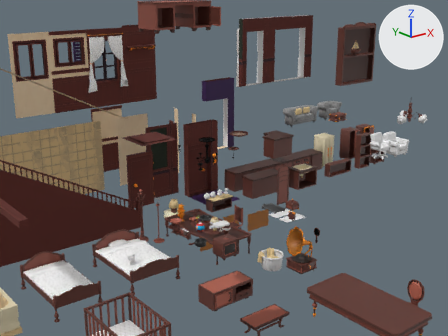
Two versions of the FBX model Assets/Models/Builds_Models/Build01.fbx, one commit apart.
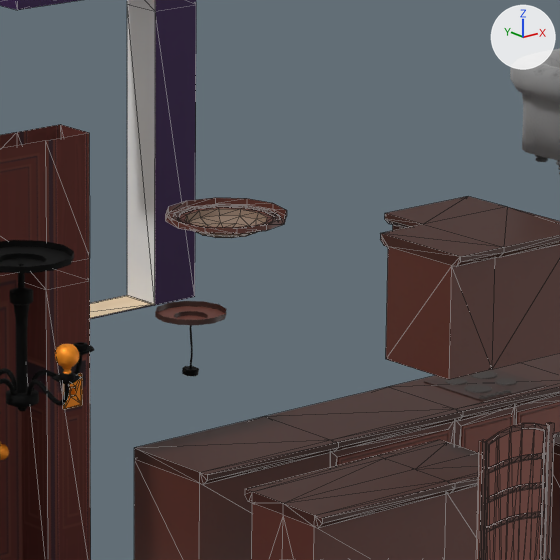
The first picture shows the older version from a 50 mm lens placed at (-17.52, -23.21, 11.68), pointed at (3.56, 3.13, 1.14). The close-ups show the older and then the newer version on the part from 45% to 65% of the width and 30% to 56% of the height of that picture. Only the edits that show in the close-ups are written down. The lights are fixed; the arrows at upper right show +X, +Y and +Z. The close-ups show mesh edges as thin lines. Where no turn or scale is listed for an object, it has been applied to the vertices.

The first close-up shows 'Chandeliers', 'Door0', 'DoorFrame03', 'DoorFrame03_MultiTextures', 'Kitchen_Furtniture_Base', 'Kitchen_Furtniture_Center', 'Kitchen_Furtniture_Center_Short', 'Kitchen_Furtniture_Center_angle', 'Kitchen_Furtniture_Closets', 'Kitchen_Furtniture_Drawers', 'Sofa', 'WoodScreen' and 12 more.
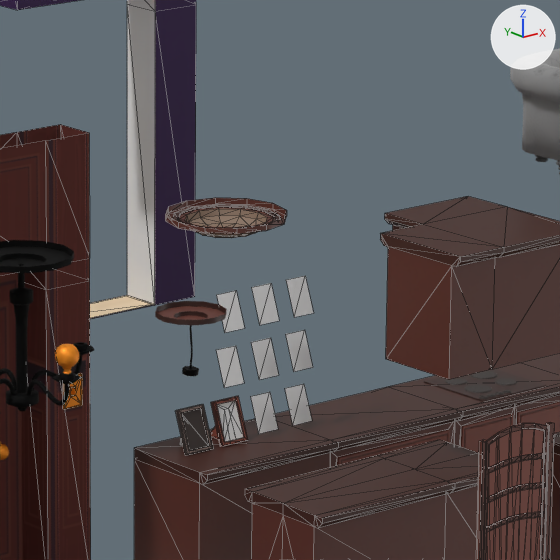
Where the newer file only moved an object's origin or applied its transform, the numbers keep the older frame.

Patch to the scene script:
```diff
--- a/Assets/Models/Builds_Models/Build01.fbx.py
+++ b/Assets/Models/Builds_Models/Build01.fbx.py
@@ me_cube_186 @@
+me_cube_186.from_pydata([(-0.113, -0.014, 0.037), (-0.113, 0.102, 0.356), (0.113, 0.102, 0.356), (0.113, -0.014, 0.037)], [], [(2, 0, 3), (2, 1, 0)])
+me_cube_186.materials.append(mat_photo)  # its picture is missing
@@ me_cube_179 @@
+me_cube_179.from_pydata([(-0.113, -0.014, 0.037), (-0.113, 0.102, 0.356), (0.113, 0.102, 0.356), (0.113, -0.014, 0.037)], [], [(2, 0, 3), (2, 1, 0)])
+me_cube_179.materials.append(mat_photo)  # its picture is missing
@@ me_cube_187 @@
+me_cube_187.from_pydata([(-0.113, -0.014, 0.037), (-0.113, 0.102, 0.356), (0.113, 0.102, 0.356), (0.113, -0.014, 0.037)], [], [(2, 0, 3), (2, 1, 0)])
+me_cube_187.materials.append(mat_photo)  # its picture is missing
@@ me_cube_184 @@
+me_cube_184.from_pydata([(-0.113, -0.014, 0.037), (-0.113, 0.102, 0.356), (0.113, 0.102, 0.356), (0.113, -0.014, 0.037)], [], [(2, 0, 3), (2, 1, 0)])
+me_cube_184.materials.append(mat_photo)  # its picture is missing
@@ me_cube_185 @@
+me_cube_185.from_pydata([(-0.113, -0.014, 0.037), (-0.113, 0.102, 0.356), (0.113, 0.102, 0.356), (0.113, -0.014, 0.037)], [], [(2, 0, 3), (2, 1, 0)])
+me_cube_185.materials.append(mat_photo)  # its picture is missing
@@ me_cube_180 @@
+me_cube_180.from_pydata([(-0.113, -0.014, 0.037), (-0.113, 0.102, 0.356), (0.113, 0.102, 0.356), (0.113, -0.014, 0.037)], [], [(2, 0, 3), (2, 1, 0)])
+me_cube_180.materials.append(mat_photo)  # its picture is missing
@@ me_cube_181 @@
+me_cube_181.from_pydata([(-0.113, -0.014, 0.037), (-0.113, 0.102, 0.356), (0.113, 0.102, 0.356), (0.113, -0.014, 0.037)], [], [(2, 0, 3), (2, 1, 0)])
+me_cube_181.materials.append(mat_photo)  # its picture is missing
@@ me_cube_182 @@
+me_cube_182.from_pydata([(-0.113, -0.014, 0.037), (-0.113, 0.102, 0.356), (0.113, 0.102, 0.356), (0.113, -0.014, 0.037)], [], [(2, 0, 3), (2, 1, 0)])
+me_cube_182.materials.append(mat_photo)  # its picture is missing
@@ me_cube_183 @@
+me_cube_183.from_pydata([(-0.113, -0.014, 0.037), (-0.113, 0.102, 0.356), (0.113, 0.102, 0.356), (0.113, -0.014, 0.037)], [], [(2, 0, 3), (2, 1, 0)])
+me_cube_183.materials.append(mat_photo)  # its picture is missing
@@ ob_photo08 @@
+ob_photo08 = bpy.data.objects.new('photo08', me_cube_186)
+ob_photo08.location = (4.643, 2.551, 2.1)
@@ ob_photo01 @@
+ob_photo01 = bpy.data.objects.new('photo01', me_cube_179)
+ob_photo01.location = (4.243, 2.551, 1.1)
@@ ob_photoframe01 @@
+ob_photoframe01 = bpy.data.objects.new('photoFrame01', me_cube_178)  # 48 vertices, 88 faces; spans x -0.143..0.143, y -0.038..0.317, z 0.0..0.39; in mat_props01 (picture img_props01_psd)
+ob_photoframe01.location = (4.243, 2.551, 1.1)
@@ ob_photo09 @@
+ob_photo09 = bpy.data.objects.new('photo09', me_cube_187)
+ob_photo09.location = (5.043, 2.551, 2.1)
@@ ob_photoframe02 @@
+ob_photoframe02 = bpy.data.objects.new('photoFrame02', me_cube_188)  # 52 vertices, 96 faces; spans x -0.143..0.143, y -0.038..0.25, z 0.0..0.39; in mat_props01 (picture img_props01_psd)
+ob_photoframe02.location = (3.843, 2.551, 1.1)
@@ ob_photo06 @@
+ob_photo06 = bpy.data.objects.new('photo06', me_cube_184)
+ob_photo06.location = (5.043, 2.551, 1.6)
@@ ob_photo07 @@
+ob_photo07 = bpy.data.objects.new('photo07', me_cube_185)
+ob_photo07.location = (4.243, 2.551, 2.1)
@@ ob_photo02 @@
+ob_photo02 = bpy.data.objects.new('photo02', me_cube_180)
+ob_photo02.location = (4.643, 2.551, 1.1)
@@ ob_photo03 @@
+ob_photo03 = bpy.data.objects.new('photo03', me_cube_181)
+ob_photo03.location = (5.043, 2.551, 1.1)
@@ ob_photo04 @@
+ob_photo04 = bpy.data.objects.new('photo04', me_cube_182)
+ob_photo04.location = (4.243, 2.551, 1.6)
@@ ob_photo05 @@
+ob_photo05 = bpy.data.objects.new('photo05', me_cube_183)
+ob_photo05.location = (4.643, 2.551, 1.6)
```

Location of each change, [x1, y1, x2, y2] in pixels of the close-ups (560 x 560 px):
'photoFrame02', added: after [176, 404, 213, 455]
'photo04', added: after [216, 346, 244, 388]
'photo08', added: after [252, 283, 279, 325]
'photo05', added: after [251, 338, 279, 380]
'photo02', added: after [251, 392, 278, 434]
'photo09', added: after [286, 276, 313, 317]
'photo06', added: after [286, 330, 313, 372]
'photo03', added: after [285, 384, 312, 425]
'photo01', added: after [217, 400, 244, 442]
'photo07', added: after [217, 291, 244, 333]
'photoFrame01', added (brown): after [210, 396, 248, 447]
